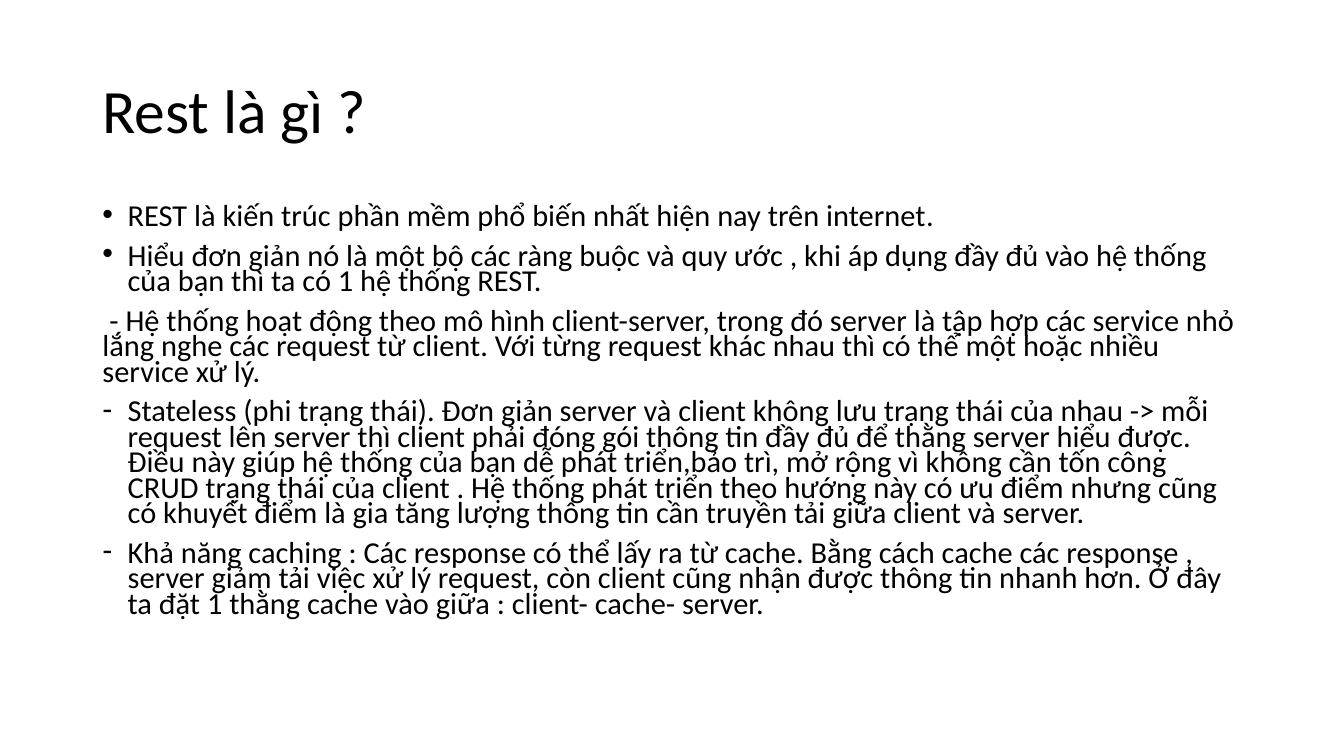
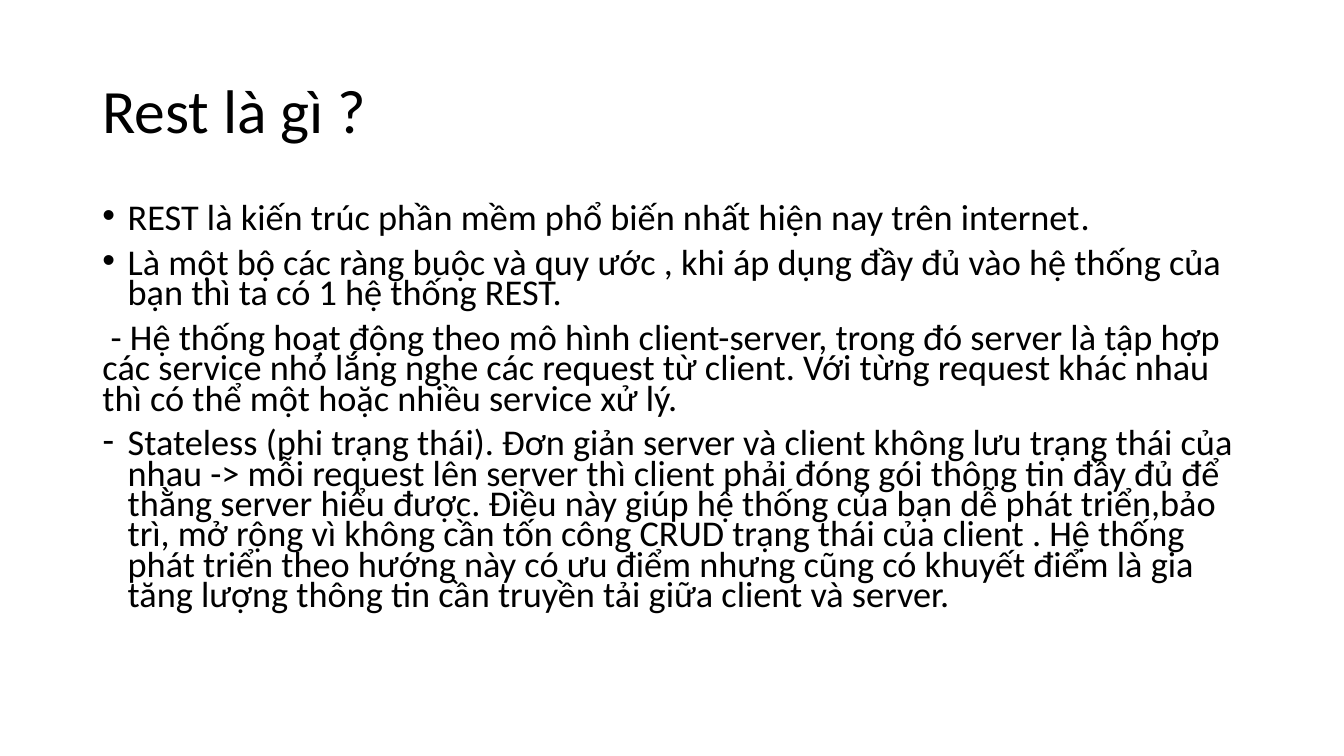
Before and after one commit to hoanghiep8921/t3h_demo, a slide deck: slide 6 of slide-t3h/Webservices.pptx. Drawn at 1344x756 pixels with LibreOffice and Linux fonts; fonts in the diff are those of the drawing. Boxes give left, top, right and bottom in pixels: in the first picture for what was removed or moved away, otherwise in the second. Text is boxed around its words. In the diff, an @@ line names an element or a change of style, - is before the commit and + after.

```diff
--- a/slide-t3h/Webservices.pptx
+++ b/slide-t3h/Webservices.pptx
@@ text at <box>102,202,1233,614</box>: size 21.7 to 25.9 pt in "REST là kiến trúc phần mềm phổ ...", "- Hệ thống hoạt động theo mô ...", "Stateless (phi trạng thái). Đơn giản server ..." @@
@@ text at <box>128,247,1221,312</box>: text changed; size 21.7 to 25.9 pt @@
-• Hiểu đơn giản nó là một bộ các ràng buộc và quy ước , khi áp dụng đầy đủ vào hệ thống của bạn thì ta có 1 hệ thống REST.
+• Là một bộ các ràng buộc và quy ước , khi áp dụng đầy đủ vào hệ thống của bạn thì ta có 1 hệ thống REST.
@@ text at <box>128,538,1221,620</box>: paragraph removed @@
-– Khả năng caching : Các response có thể lấy ra từ cache. Bằng cách cache các response , server giảm tải việc xử lý request, còn client cũng nhận được thông tin nhanh hơn. Ở đây ta đặt 1 thằng cache vào giữa : client- cache- server.
```
Also in this commit, not shown: 2 other slides changed, 12 slides added, 1 slide removed, 2 other files.
